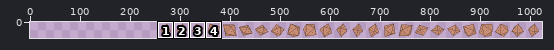
One commit to this pixel-art file: assets/source/aseprite/rolls/blast_d10.aseprite. Above, an overview of the earlier version with the close-up marked.
Close-up. First the earlier version:
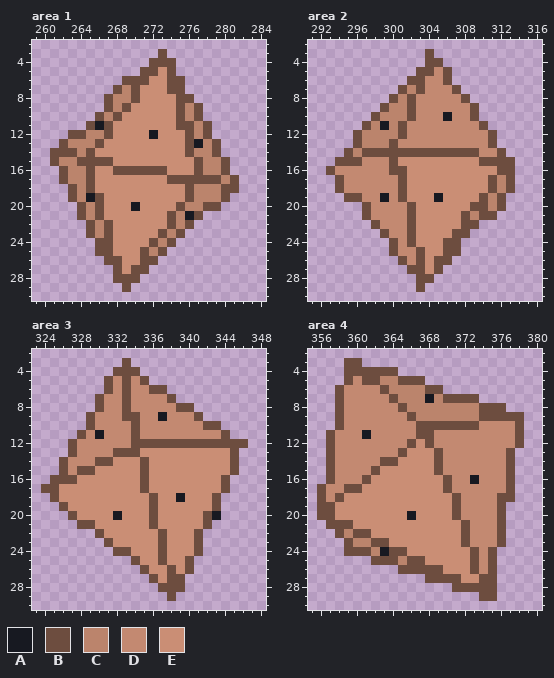
768x32 pixels, 1 frame. Colours within 5 levels of each other are drawn and written as one. Shown: area 1: x 259..284, y 2..30; area 2: x 291..316, y 2..30; area 3: x 323..348, y 2..30; area 4: x 355..380, y 2..30. The old version is drawn lined up with the new one, on the new canvas. The commit also changed other parts of the picture, which this record leaves out.
Palette (. is transparent): A #171921  B #6d4d3f  C #bb846c  D #c38971  E #ca8e75
Pixels before, area 1, first column x 261:
 3 ............B........
 4 ...........BBB.......
 5 ..........BBEB.......
 6 ........BBBEEBB......
 7 .......BCBEEEBB......
 8 ......BCCBEEEEBB.....
 9 ......BCBEEEEEBCB....
10 .....BCBEEEEEEBCB....
11 ....BABEEEEEEEBBCB...
12 ..BBCCBEEEEAEEEBCB...
13 .BCCCBEEEEEEEEEBACB..
14 BBBCBEEEEEEEEEEBCCB..
15 BCCBBBBEEEEEEEEEBCCB.
16 .BCCBEEBBBBBBEEEBCCB.
17 .BCCBEEEEEEEEBBBBBBCB
18 ..BCBEEEEEEEEEEBCCCBB
19 ..BCABEEEEEEEEEBCCCB.
20 ...BCBEEEAEEEEBCCBB..
21 ...BCBEEEEEEEBCAB....
22 ....BCBEEEEEEBCB.....
23 ....BCBEEEEEBCB......
24 .....BBEEEEBCB.......
25 .....BBEEEBCB........
26 ......BBEEBB.........
27 .......BEBB..........
28 .......BBB...........
29 ........B............
Pixels before, area 2, first column x 293:
 3 ...........B.........
 4 ...........BB........
 5 ..........BBDB.......
 6 .........BBDDB.......
 7 ........BCBDDDB......
 8 .......BCBDDDDDB.....
 9 ......BCCBDDDDDDB....
10 .....BCCCBDDDADDB....
11 ....BCACBDDDDDDDDB...
12 ...BCCCCBDDDDDDDDDB..
13 ...BCCCBDDDDDDDDDDB..
14 ..BCBBBBBBBBBBBBBDDB.
15 .BBBDDDBEEEEEEEEEBBBB
16 BDDDDDDBBEEEEEEEEEEBB
17 .BDDDDDDBEEEEEEEEEBCB
18 .BDDDDDDBEEEEEEEEEBCB
19 ..BBDDADBEEEAEEEEBCB.
20 ....BDDDDBEEEEEEBBCB.
21 ....BDDDDBEEEEEBCBB..
22 .....BDDDBEEEEEBB....
23 ......BDDBEEEEBB.....
24 .......BDBEEEBB......
25 .......BDDBEEBB......
26 ........BDBEBB.......
27 .........BBEB........
28 ..........BB.........
29 ..........B..........
Pixels before, area 3, first column x 324:
 3 .........B.............
 4 ........BBB............
 5 .......BDBDB...........
 6 .......BDBDDBB.........
 7 ......BDDBDDDDB........
 8 ......BDDBDDDDDBB......
 9 .....BDDDBBDDADDDB.....
10 .....BDDDDBDDDDDDDBB...
11 ....BDADDDBDDDDDDDDDB..
12 ...BDDDDDDBBBBBBBBBBBBB
13 ...BDDDDBBBEEEEEEEEEEB.
14 ..BDDDBBEEEBEEEEEEEEEB.
15 ..BDBBEEEEEBEEEEEEEEEB.
16 .BBBEEEEEEEBEEEEEEEEB..
17 BBEEEEEEEEEBEEEEEEEEB..
18 .BEEEEEEEEEEBEEAEEEB...
19 ..BEEEEEEEEEBEEEEEEB...
20 ...BEEEEAEEEBEEEEEBA...
21 ....BBEEEEEEBEEEEEB....
22 ......BEEEEEEBEEEB.....
23 .......BEEEEEBEEEB.....
24 ........BBEEEBEEEB.....
25 ..........BEEBEEB......
26 ...........BEEBEB......
27 ............BEBB.......
28 .............BBB.......
29 ..............B........
Pixels before, area 4, first column x 356:
 3 ...BB..................
 4 ...BBBBBB..............
 5 ...BDBBCCBBB...........
 6 ..BDDDDBCCCCBB.........
 7 ..BDDDDDBCCCACBBBB.....
 8 ..BDDDDDDBCCCCCCCCBBB..
 9 ..BDDDDDDDBCCCCCCCBBBBB
10 ..BDDDDDDDDBBBBBBBDDDDB
11 .BDDDADDDDDBBDDDDDDDDDB
12 .BDDDDDDDDBEBDDDDDDDDDB
13 .BDDDDDDDBEEEBDDDDDDDB.
14 .BDDDDDBBEEEEBDDDDDDDB.
15 .BDDDDBEEEEEEBDDDDDDDB.
16 .BDDDBEEEEEEEEBDDADDDB.
17 BDDBBEEEEEEEEEBDDDDDDB.
18 BDBEEEEEEEEEEEEBDDDDBB.
19 BBEEEEEEEEEEEEEBDDDDB..
20 BBEEEEEEEEAEEEEBDDDDB..
21 .BBBEEEEEEEEEEEEBDDDB..
22 ..BCBBEEEEEEEEEEBDDDB..
23 ...BCCBBEEEEEEEEBDDDB..
24 ...BBBCABBEEEEEEEBDB...
25 ......BBBCBBEEEEEBDB...
26 .........BBBBBEEEBDB...
27 ............BBBBEEBB...
28 ...............BBBBB...
29 ..................BB...
And afterwards:
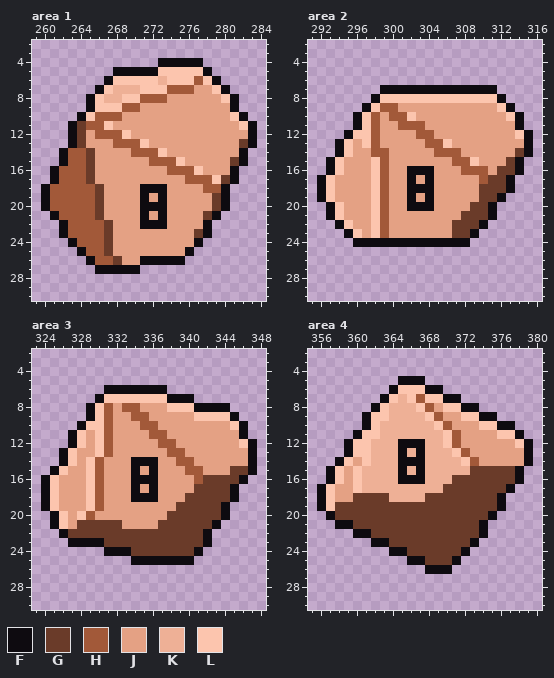
Colours new in this view: F #0e0b10  G #6a3b29  H #a25939  J #e4a184  K #eeb096  L #fcc5ae
Diff:
canvas 768x32 -> 1024x32, the old top-left corner now at 256,1 (the part of the old canvas that was cut away was empty and is not shown)
Changed rows in their new state; - is an unchanged pixel.
Area 1:
first column x 260:
 3 -------------.----------
 4 ------------.FFFFF------
 5 --------FFFFFLLLLLF-----
 6 -------FLLLLLKLLLHLF----
 7 ------FLKKKLLLHHHJJLF---
 8 -----FLKKLLHHHJJJJJJLF--
 9 -----FLLLHHJJJJJJJJJJF--
10 ----FLHHHJJJJJJJJJJJJLF-
11 ---FGHHLJJJJJJJJJJJJJJLF
12 ---FGJHHHLJJJJJJJJJJJJJF
13 --.FGJJJHHHLJJJJJJJJJJGF
14 -.FHHGJJJJHHHLJJJJJJJJF-
15 -.FHHGJJJJJJHHHLJJJJJGF-
16 -FHHHGJJJJJJJJHHHLJJJF--
17 -FHHHGJJJJJJJJJJHHHLGF--
18 FHHHHHGJJJJFFFJJJJHHF.--
19 FHHHHHGJJJJFJFJJJJJGF---
20 FHHHHHGJJJJFFFJJJJJGF---
21 -FHHHHGJJJJFJFJJJJGF----
22 --FHHHHGJJJFFFJJJJF-----
23 --FHHHHGJJJJJJJJJGF-----
24 ---FHHHGJJJJJJJJJF------
25 ----FHHGJJJJJJJJF-------
26 -----FHHGJJFFFFF--------
27 ------FFFFF.------------
28 --------...-------------
29 ---------.--------------
Area 2:
first column x 292:
 3 ------------.-----------
 4 ------------..----------
 5 -----------....---------
 6 ----------.....---------
 7 -------FFFFFFFFFFFFF----
 8 ------FLLLLLLLLLLLLLF---
 9 -----FLHHJJJJJJJJJJJLF--
10 ----FLHJHHLJJJJJJJJJJLF-
11 ----FLHJJHHHJJJJJJJJJJF-
12 ---FLLHJJJJHHJJJJJJJJJLF
13 --FLJLHJJJJJHHLJJJJJJJJF
14 --FLJJHHJJJJJHHHJJJJJJGF
15 -FLJJJLHJJJJJJJHHLJJJGF-
16 -FLJJJLHJJFFFJJJHHHJGGF-
17 FLJJJJLHJJFJFJJJJJHGGF--
18 FLJJJJLHJJFFFJJJJJGGGF--
19 FLJJJJLHJJFJFJJJJJGGF---
20 -FLJJJLHJJFFFJJJJGGF.---
21 -FLJJJLHJJJJJJJJGGGF----
22 --FLJJLHJJJJJJJGGGF-----
23 ---FLJLHJJJJJJJGGF------
24 ----FFFFFFFFFFFFF-------
25 --------........--------
26 ---------......---------
27 ----------....----------
28 -----------..-----------
29 -----------.------------
Area 3:
first column x 324:
 3 ---------.--------------
 4 --------...-------------
 5 -------.....------------
 6 -------FFFFFFF----------
 7 ------FLLLLLLLFFF-------
 8 -----FLHJHHJJJLLLFFFF---
 9 -----FLHJJHHJJJJJLLLLF--
10 ----FLLHJJJHHJJJJJJJJLF-
11 ---FLJLHJJJJHHJJJJJJJJF-
12 ---FLJLHJJJJJHHJJJJJJJLF
13 --FLJJLHJJJJJJHHJJJJJJJF
14 --FLJLHJJJFFFJJHHJJJJJJF
15 -FLJJLHJJJFJFJJJHHJJJGGF
16 FLJJJLHJJJFFFJJJJHGGGGF-
17 FLJJJLHJJJFJFJJJJGGGGF--
18 FLJJJLHJJJFFFJJJGGGGGF--
19 FLJJJLHJJJJJJJJGGGGGF---
20 -FLJLHJJJJJJJJGGGGGGF---
21 -FLJGGGGGJJJJGGGGGGF----
22 --FGGGGGGGGGGGGGGGF-----
23 ---FFFFGGGGGGGGGGGF-----
24 -------FFFGGGGGGGF------
25 ----------FFFFFFF-------
26 -----------......-------
27 ------------....--------
28 -------------...--------
29 --------------.---------
Area 4:
first column x 356:
 3 ---..-------------------
 4 ---......---------------
 5 ---......FFF------------
 6 --......FLLLFF----------
 7 --.....FLKLHLLFF..------
 8 --....FLKKKLHJLLFF...---
 9 --...FLLKKKKLHJJLLFF...-
10 --...FLKKKKKKLHJJJLLFF.-
11 -...FLLKKKKKKKLHJJJJLLF-
12 -..FLLKKKFFFKKLHJJJJJJLF
13 -..FLLKKKFKFKKKLHJJJJJJF
14 -.FLJLKKKFFFKKKKLHJJJJJF
15 -FLJLKKKKFKFKKKKKGGGGGF-
16 -FLJLKKKKFFFKKKGGGGGGGF-
17 FLJJLKKKKKKKKKGGGGGGGF--
18 FLJJGGGGKKKKGGGGGGGGF.--
19 FLGGGGGGGGGGGGGGGGGGF---
20 .FGGGGGGGGGGGGGGGGGF.---
21 -.FFGGGGGGGGGGGGGGF..---
22 --..FFGGGGGGGGGGGGF..---
23 ---...FFGGGGGGGGGF...---
24 ---.....FFGGGGGGF...----
25 ------....FFGGGF....----
26 ---------...FFF.....----
27 ------------........----
28 ---------------.....----
29 ------------------..----
